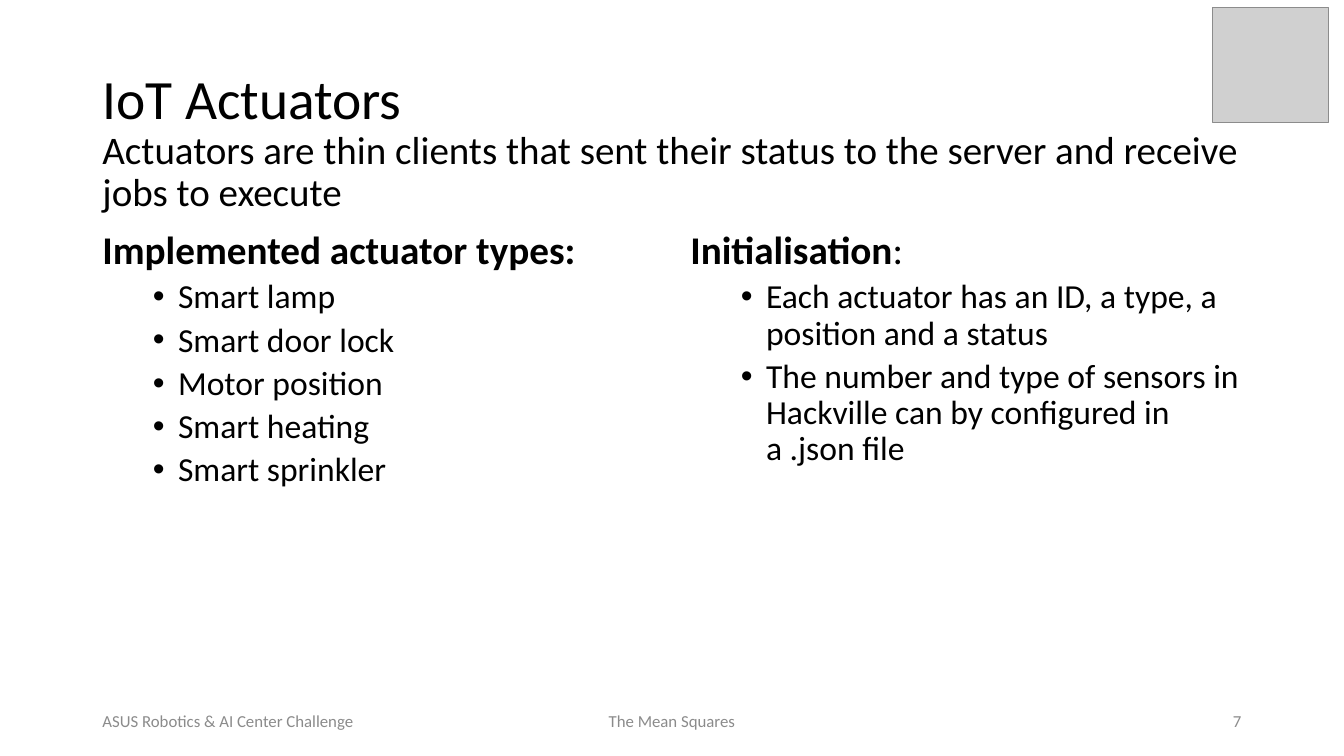
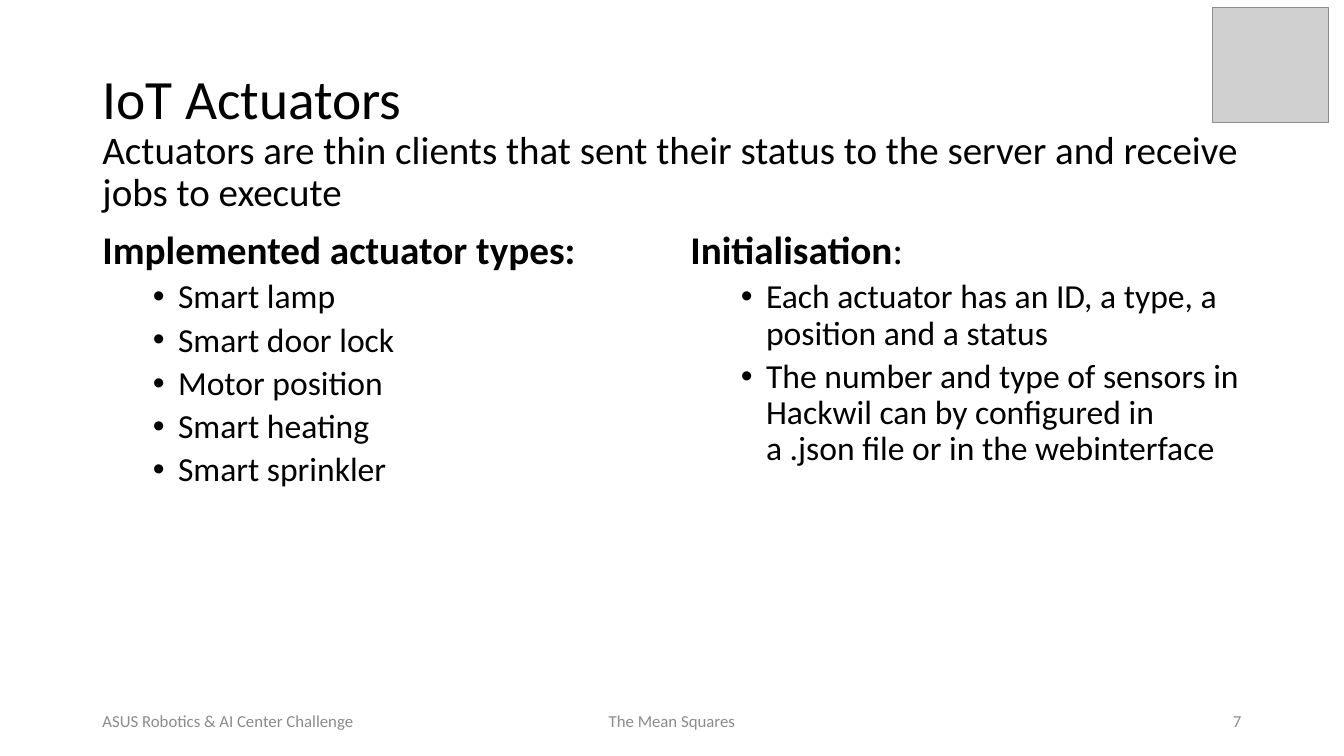
Before and after one commit to Karko93/Polyhack2020-Project, a slide deck: slide 7 of Documents/TheMeanSquares_ASUSChallenge.pptx. Drawn at 1344x756 pixels with LibreOffice and Linux fonts; fonts in the diff are those of the drawing; grey boxes stand for pictures; background and template pictures are left out. Boxes give left, top, right and bottom in pixels: in the first picture for what was removed or moved away, otherwise in the second. Text is boxed around its words. In the diff, an @@ line names an element or a change of style, - is before the commit and + after.

```diff
--- a/Documents/TheMeanSquares_ASUSChallenge.pptx
+++ b/Documents/TheMeanSquares_ASUSChallenge.pptx
@@ text at (x1=766, y1=364, x2=1238, y2=466): text changed @@
-  • The number and type of sensors in Hackville can by configured in a .json file
+  • The number and type of sensors in Hackwil can by configured in a .json file or in the webinterface
```
Also in this commit, not shown: 3 other slides changed, 1 other file.
